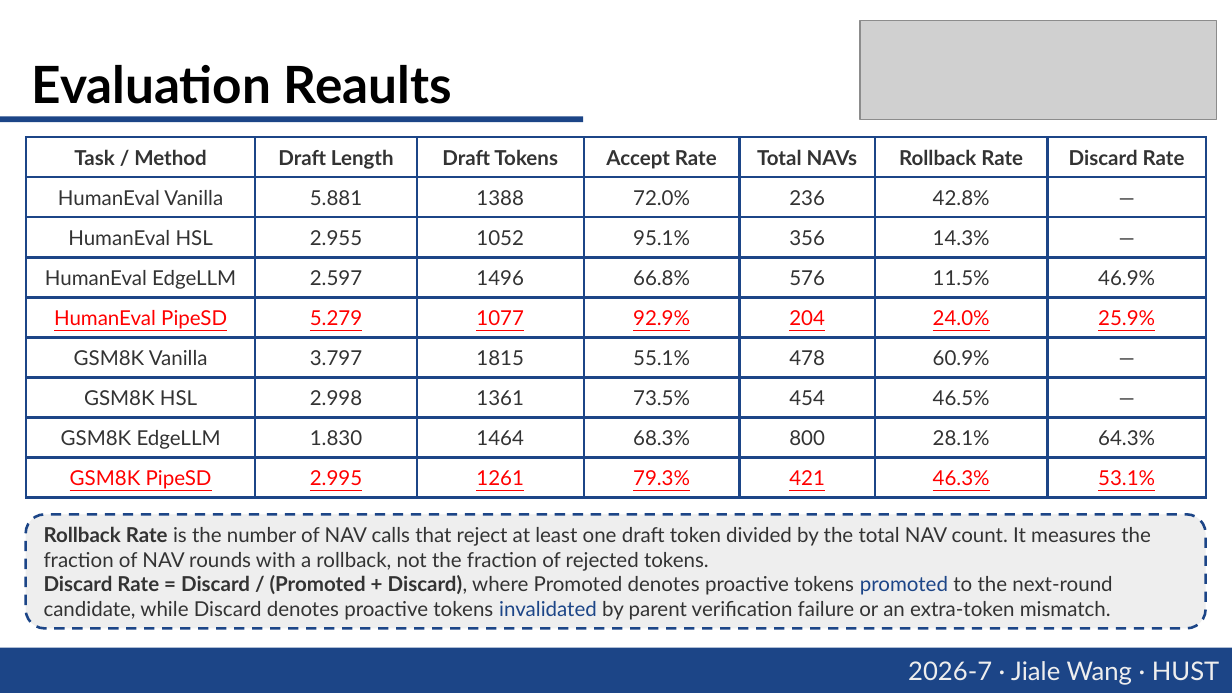
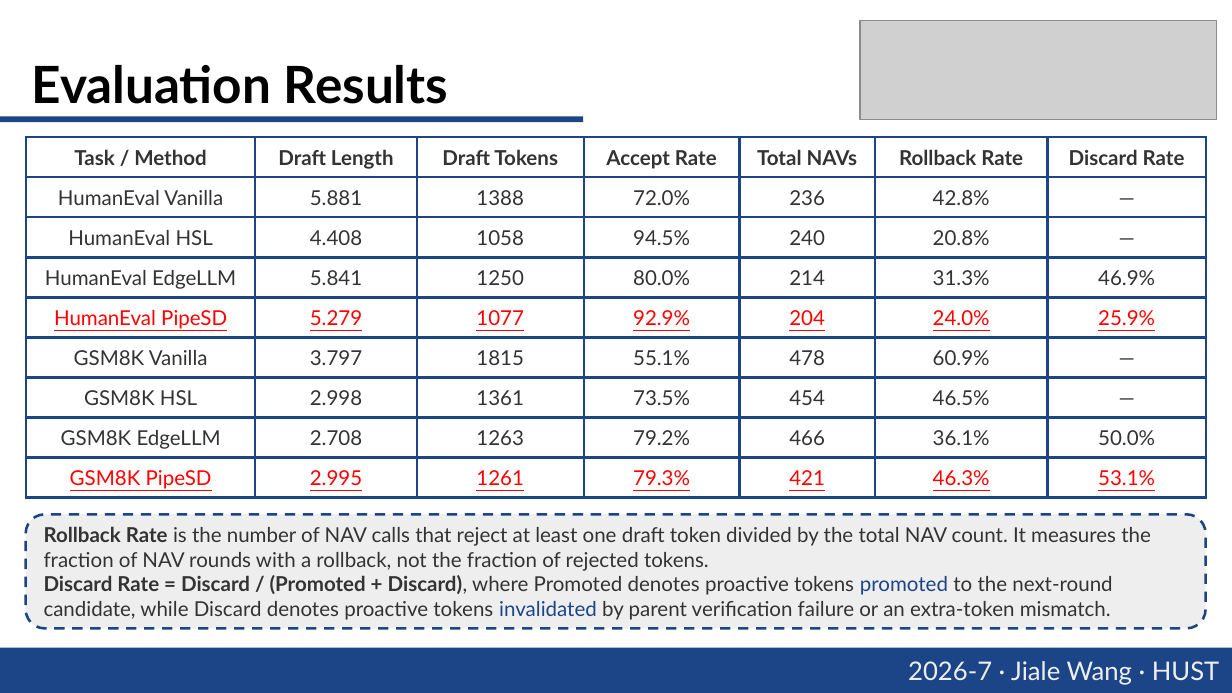
Before and after one commit to Nuyoahwjl/PipeSD, a slide deck: slide 13 of docs/PipeSD.pptx. Drawn at 1232x693 pixels with LibreOffice and Linux fonts; fonts in the diff are those of the drawing; grey boxes stand for pictures. Boxes give left, top, right and bottom in pixels: in the first picture for what was removed or moved away, otherwise in the second. Text is boxed around its words. In the diff, an @@ line names an element or a change of style, - is before the commit and + after.

Commit message:
docs: update PipeSD presentation artifacts
- incorporate the refreshed baseline results and figures
- regenerate the paper PDF and presentation deck

```diff
--- a/docs/PipeSD.pptx
+++ b/docs/PipeSD.pptx
@@ text at [32, 65, 448, 104]: text changed @@
-Evaluation Reaults
+Evaluation Results
@@ table at [26, 138, 1206, 542] @@
-row 3: HumanEval HSL | 2.955 | 1052 | 95.1% | 356 | 14.3% | —
+row 3: HumanEval HSL | 4.408 | 1058 | 94.5% | 240 | 20.8% | —
-row 4: HumanEval EdgeLLM | 2.597 | 1496 | 66.8% | 576 | 11.5% | 46.9%
+row 4: HumanEval EdgeLLM | 5.841 | 1250 | 80.0% | 214 | 31.3% | 46.9%
-row 8: GSM8K EdgeLLM | 1.830 | 1464 | 68.3% | 800 | 28.1% | 64.3%
+row 8: GSM8K EdgeLLM | 2.708 | 1263 | 79.2% | 466 | 36.1% | 50.0%
```
Also in this commit, not shown: 2 other slides changed, 1 other file.
